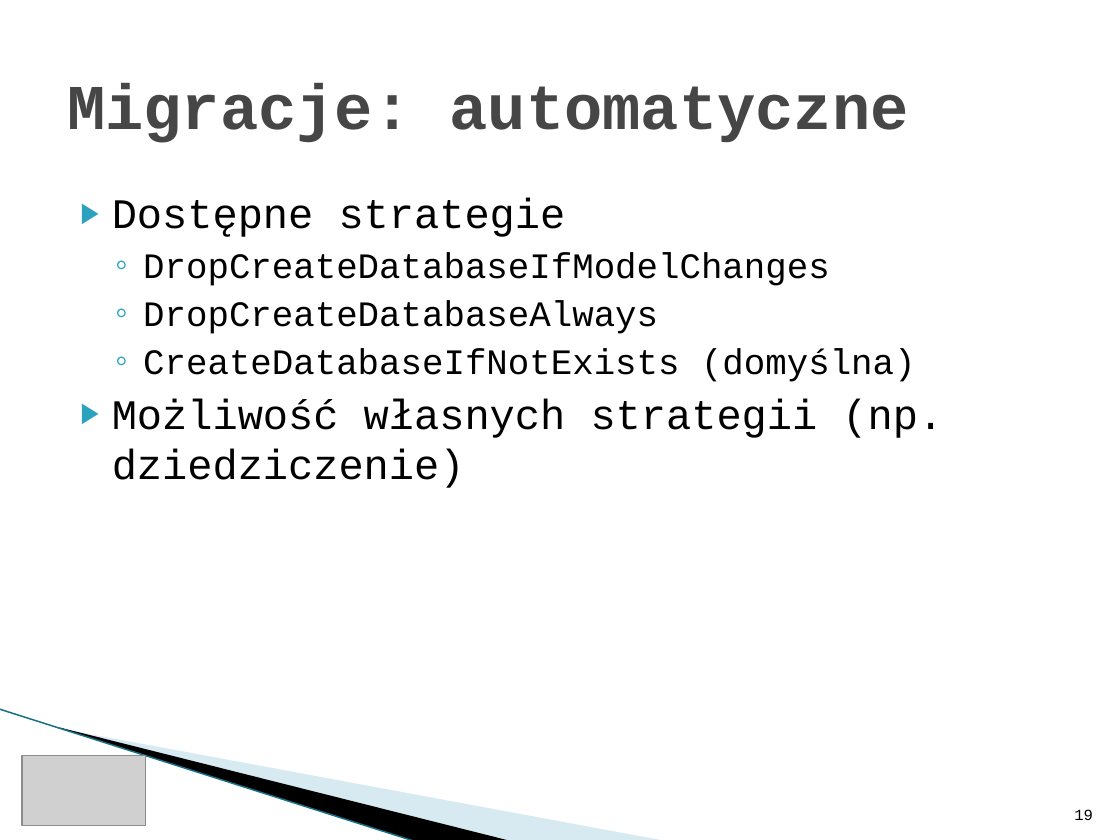
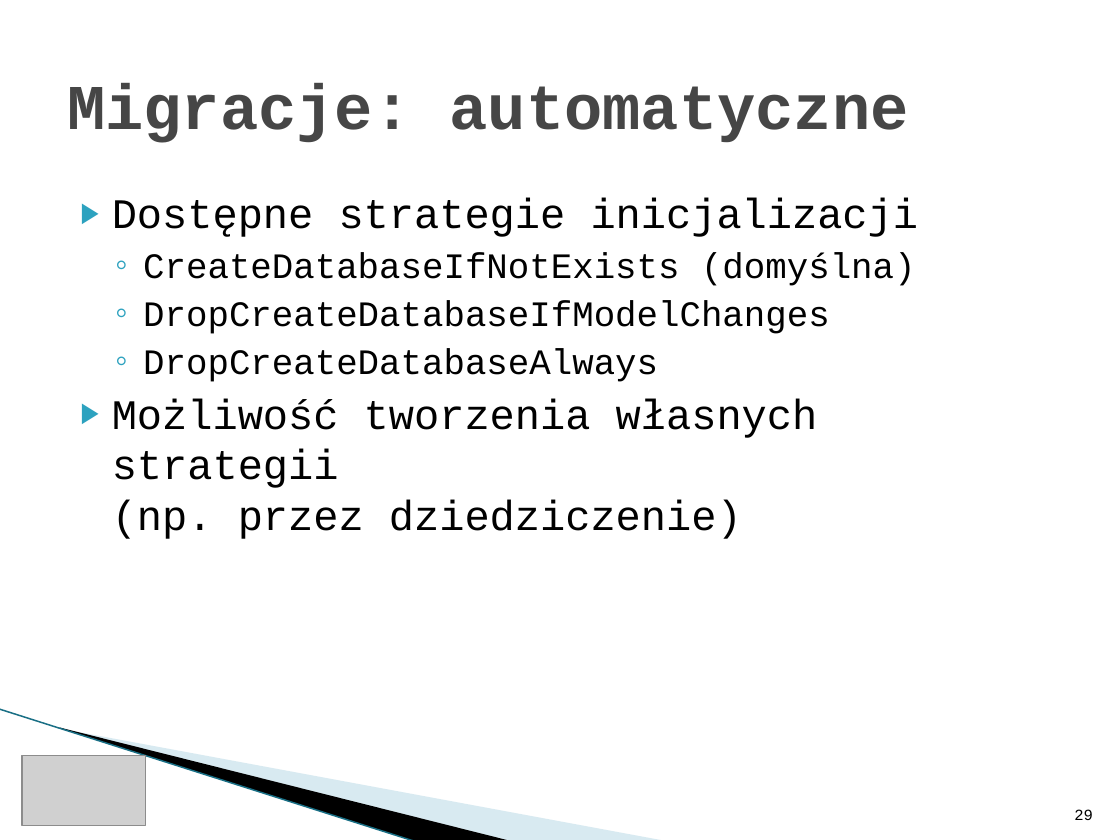
Before and after one commit to rwoszczyk/Training, a slide deck: slide 29 of ItKrd_EF.pptx (slide 19 before the commit). Drawn at 1120x840 pixels with LibreOffice and Linux fonts; fonts in the diff are those of the drawing; grey boxes stand for pictures; background and template pictures are left out. Boxes give left, top, right and bottom in pixels: in the first picture for what was removed or moved away, otherwise in the second. Text is boxed around its words. In the diff, an @@ line names an element or a change of style, - is before the commit and + after.

```diff
--- a/ItKrd_EF.pptx
+++ b/ItKrd_EF.pptx
@@ text at (112, 198, 919, 286): text changed; size 27 to 23 pt @@
-▶ Dostępne strategie
+▶ Dostępne strategie inicjalizacji
+  ◦ CreateDatabaseIfNotExists (domyślna)
@@ text at (112, 398, 818, 539): text changed @@
-  ◦ CreateDatabaseIfNotExists (domyślna)
-▶ Możliwość własnych strategii (np. dziedziczenie)
+▶ Możliwość tworzenia własnych strategii
+  (np. przez dziedziczenie)
@@ page number at (1074, 809, 1093, 820): text changed @@
-19
+29
```
Also in this commit, not shown: 1 other slide changed, 11 slides added, 8 other files.
